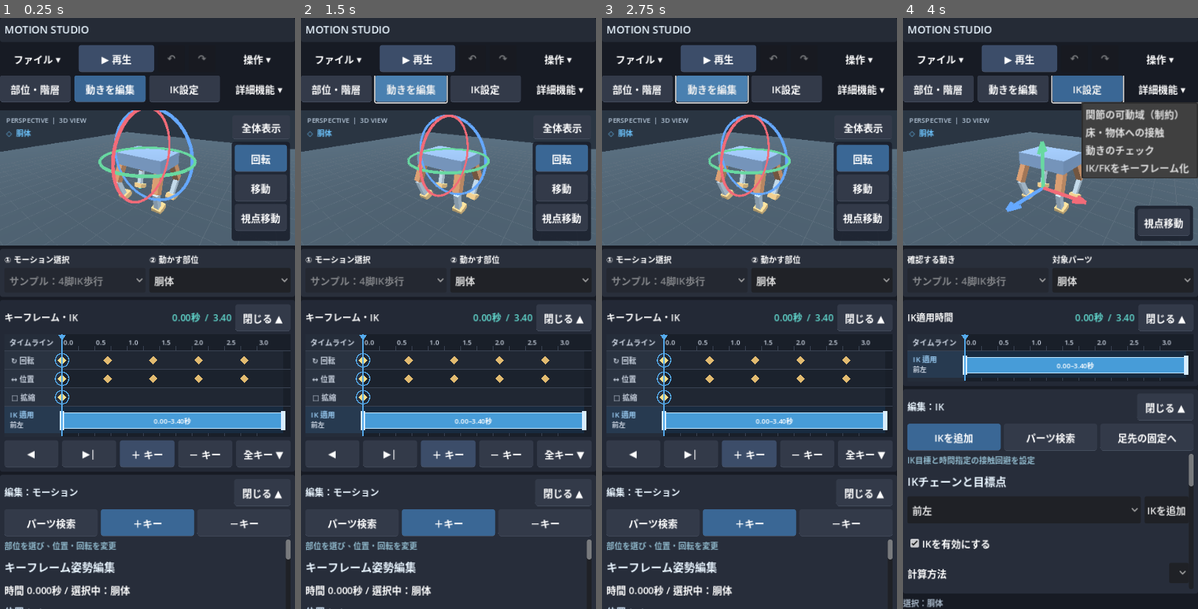
Above: before the commit, frames 1-4 (left to right).
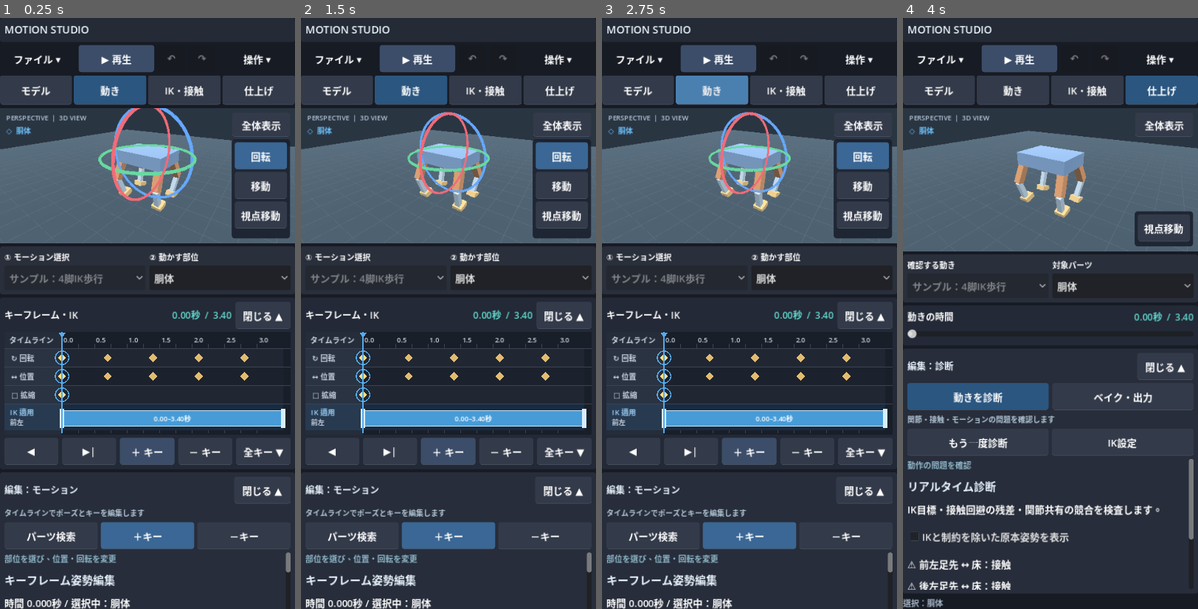
Above: after the commit, the same moments.

Repository: shejklgaia-png/Motion_studio
Game: Godot game, scene res://Main.tscn
The game is run twice, just before and just after one commit, with the same random seed, the same clock (stepped at 60 frames per second) and the same inputs.
Inputs (mouse positions are in pixels of both pictures, inside the frame that each line leads up to):
- Up to frame 1 (0.25 s): no input
- Up to frame 2 (1.5 s): click (336, 88) at 0.5 s, where only the run after the commit has a clickable "モデル"; click (410, 88) at 1.25 s, where only the run before the commit has a clickable "動きを編集"
- Up to frame 3 (2.75 s): click (711, 88) at 2 s, where only the run after the commit has a clickable "動き"
- Up to frame 4 (4 s): click (1088, 88) at 2.75 s, where only the run before the commit has a clickable "IK設定"; click (1162, 88) at 3.5 s, where only the run after the commit has a clickable "仕上げ"

The runs differ from the first frame. In frame 1, 16% of the frame differs, in the area x 0-100%, y 9-100%; in frame 2, 16%; in frame 3, 15%; in frame 4, 24%, in the area x 0-100%, y 9-97%.

Commit message:
UI: group Motion Studio tools into 4 task pages and contextual sub-tabs (#17)
* test: align UI expectations with task-based workspace tabs before implementation

* test: specify task grouped navigation and mobile accessibility

* ci: run task-grouped navigation regression before build

* test: check top-level task page above preview, keep all editing modes

* ui: organize Motion Studio modes into four task pages with contextual sub-tabs

* ui: preserve 44px touch tabs and compact portrait layout

Diff:
--- a/scripts/Main.gd
+++ b/scripts/Main.gd
@@ -1,7 +1,14 @@
 extends Control
 
 const MODES := ["階層", "モーション", "IK", "制約", "接触", "診断", "ベイク"]
-const ADVANCED_MODES := ["制約", "接触", "診断", "ベイク"]
+# The top-level pages answer "what am I trying to do?", while the
+# secondary tabs expose every existing editor mode without hiding them in menus.
+const TASK_PAGES := {
+    "モデル": ["階層", "制約"],
+    "動き": ["モーション"],
+    "IK・接触": ["IK", "接触"],
+    "仕上げ": ["診断", "ベイク"]
+}
 var rig: MotionRig
 var motion: MotionEngine
 var stage: Node3D
@@ -51,6 +58,10 @@
 var part_picker: OptionButton
 var mode_picker: OptionButton
 var mode_buttons: Dictionary = {}
+var primary_page_buttons: Dictionary = {}
+var submode_nav: HBoxContainer
+var page_hint: Label
+var page_mode_memory: Dictionary = {}
 var advanced_menu: MenuButton
 var editor_title: Label
 var key_scroll: ScrollContainer
@@ -350,43 +361,55 @@
 	_style_button(editor_toggle)
 	mode_action_bar = _row(editor)
 	mode_action_bar.add_theme_constant_override("separation", 5)
+	# Four task tabs stay above the preview. Related tools become secondary
+	# buttons in the inspector, not nested inside an opaque overflow menu.
 	var tabs_scroll := ScrollContainer.new()
-	tabs_scroll.custom_minimum_size.y = 44
+	tabs_scroll.custom_minimum_size.y = 48
 	tabs_scroll.size_flags_horizontal = Control.SIZE_EXPAND_FILL
-	tabs_scroll.horizontal_scroll_mode = ScrollContainer.SCROLL_MODE_AUTO
+	tabs_scroll.horizontal_scroll_mode = ScrollContainer.SCROLL_MODE_DISABLED
 	tabs_scroll.vertical_scroll_mode = ScrollContainer.SCROLL_MODE_DISABLED
 	layout.add_child(tabs_scroll)
-	# Blockbench places mode selection immediately above the 3D viewport.
 	layout.move_child(tabs_scroll, 2)
 	var tabs := _row(tabs_scroll)
-	for item in ["階層", "モーション", "IK"]:
-		var current_mode: String = item
-		var caption: String = {"階層":"部位・階層", "モーション":"動きを編集", "IK":"IK設定"}[item]
-		var tab := _make_button(caption, func(): _change_mode(current_mode), tabs)
-		tab.custom_minimum_size.x = 90 if item != "モーション" else 116
-		tab.size_flags_horizontal = Control.SIZE_EXPAND_FILL
-		mode_buttons[item] = tab
-		_style_button(tab, item == mode)
-	advanced_menu = MenuButton.new()
-	advanced_menu.text = "詳細機能 ▾"
-	advanced_menu.custom_minimum_size = Vector2(113, 44)
-	advanced_menu.size_flags_horizontal = Control.SIZE_EXPAND_FILL
-	tabs.add_child(advanced_menu)
-	_style_button(advanced_menu)
-	var tools_popup: PopupMenu = advanced_menu.get_popup()
-	for index in range(ADVANCED_MODES.size()):
-		var tool_name: String = ADVANCED_MODES[index]
-		var display_name: String = {
-			"制約":"関節の可動域（制約）",
-			"接触":"床・物体への接触",
-			"診断":"動きのチェック",
-			"ベイク":"IK/FKをキーフレーム化"
-		}[tool_name]
-		tools_popup.add_item(display_name, index)
-		mode_buttons[tool_name] = advanced_menu
-	tools_popup.id_pressed.connect(func(id: int):
-		if id >= 0 and id < ADVANCED_MODES.size():
-			_change_mode(ADVANCED_MODES[id]))
+	tabs.add_theme_constant_override("separation", 3)
+	for page_name in ["モデル", "動き", "IK・接触", "仕上げ"]:
+		var page_id: String = page_name
+		var page_button := _make_button(page_name, func(): _select_primary_page(page_id), tabs)
+		page_button.size_flags_horizontal = Control.SIZE_EXPAND_FILL
+		page_button.custom_minimum_size = Vector2(0, 48)
+		page_button.clip_text = true
+		page_button.toggle_mode = true
+		page_button.focus_mode = Control.FOCUS_NONE
+		primary_page_buttons[page_name] = page_button
+
+	# Inside each task page, show only relevant sub-tools. The full set
+	# of seven modes is preserved, including constraints and diagnostics.
+	submode_nav = _row(editor)
+	editor.move_child(submode_nav, 1)
+	for name in MODES:
+		var mode_id: String = name
+		var label: String = {
+			"階層": "階層・選択",
+			"モーション": "キーフレーム",
+			"IK": "IK設定",
+			"制約": "関節の可動域",
+			"接触": "接地・接触回避",
+			"診断": "動きを診断",
+			"ベイク": "ベイク・出力"
+		}[name]
+		var mode_button := _make_button(label, func(): _change_mode(mode_id), submode_nav)
+		mode_button.size_flags_horizontal = Control.SIZE_EXPAND_FILL
+		mode_button.custom_minimum_size = Vector2(0, 44)
+		mode_button.clip_text = true
+		mode_button.toggle_mode = true
+		mode_button.focus_mode = Control.FOCUS_NONE
+		mode_buttons[name] = mode_button
+	page_hint = _add_text(editor, "")
+	page_hint.add_theme_font_size_override("font_size", 12)
+	page_hint.add_theme_color_override("font_color", Color("b5c9d9"))
+	page_hint.custom_minimum_size.y = 20
+	page_hint.clip_text = true
+	editor.move_child(page_hint, 2)
 	editor_body = VBoxContainer.new()
 	editor_body.size_flags_vertical = Control.SIZE_EXPAND_FILL
 	editor_body.add_theme_constant_override("separation", 5)
@@ -580,7 +603,45 @@
 	var selected_node: Node3D = rig.parts[selected_part] if rig.parts.has(selected_part) else null
 	motion_gizmo.set_state(selected_node, camera, active_transform, drag_axis, show_handles)
 
+func _select_primary_page(page_name: String) -> void:
+	if not TASK_PAGES.has(page_name):
+		return
+	var target: String = str(page_mode_memory.get(page_name, TASK_PAGES[page_name][0]))
+	_change_mode(target)
+
+func _refresh_page_navigation() -> void:
+	var active_page := "動き"
+	for page_name in TASK_PAGES:
+		if mode in TASK_PAGES[page_name]:
+			active_page = page_name
+			break
+	page_mode_memory[active_page] = mode
+	for page_name in primary_page_buttons:
+		var tab: Button = primary_page_buttons[page_name]
+		tab.set_pressed_no_signal(page_name == active_page)
+		_style_button(tab, page_name == active_page)
+	for name in mode_buttons:
+		var tab: Button = mode_buttons[name]
+		tab.visible = name in TASK_PAGES[active_page]
+		tab.set_pressed_no_signal(name == mode)
+		_style_button(tab, name == mode)
+	if submode_nav != null:
+		submode_nav.visible = editor_body.visible and (TASK_PAGES[active_page] as Array).size() > 1
+	if page_hint != null:
+		page_hint.text = {
+			"階層": "部位を選択し、親子関係を確認します",
+			"制約": "選択した関節の角度・移動範囲を制限します",
+			"モーション": "タイムラインでポーズとキーを編集します",
+			"IK": "足先などの目標位置とIKチェーンを設定します",
+			"接触": "指定時間の接地・物体との接触回避を設定します",
+			"診断": "関節・接触・モーションの問題を確認します",
+			"ベイク": "IK/FKを確定しGodot向けデータを書き出します"
+		}.get(mode, "")
+		page_hint.visible = editor_body.visible
+
 func _change_mode(new_mode: String) -> void:
+	if not MODES.has(new_mode):
+		return
 	if mode == new_mode and editor_body.visible:
 		return
 	mode = new_mode
@@ -588,10 +649,7 @@
 	editor_toggle.text = "閉じる ▲"
 	_apply_mode_layout()
 	_refresh_timeline_view()
-	for name in ["階層", "モーション", "IK"]:
-		_style_button(mode_buttons[name], name == mode)
-	_style_button(advanced_menu, mode in ADVANCED_MODES)
-	advanced_menu.text = "詳細：%s ▾" % mode if mode in ADVANCED_MODES else "詳細機能 ▾"
+	_refresh_page_navigation()
 	editor_title.text = "編集：%s" % mode
 	_refresh_inspector()
 	_update_gizmo()
@@ -680,6 +738,7 @@
 	part_selector_label.text = "対象パーツ" if mode not in ["モーション", "階層"] else "② 動かす部位"
 	animation_selector_label.text = "確認する動き" if mode not in ["モーション", "階層"] else "① モーション選択"
 	_rebuild_mode_actions()
+	_refresh_page_navigation()
 
 func _toggle_editor() -> void:
 	editor_body.visible = not editor_body.visible
--- a/tests/test_blockbench_workspace.gd
+++ b/tests/test_blockbench_workspace.gd
@@ -32,7 +32,7 @@
 	if timeline.size.y < 115.0 or timeline.get_parent() == null:
 		_fail("Multi-channel timeline not visible")
 		return
-	var tab_button: Button = tabs["モーション"]
+	var tab_button: Button = (app.get("primary_page_buttons") as Dictionary)["動き"]
 	var top_of_preview: float = preview.global_position.y
 	if tab_button.global_position.y >= top_of_preview:
 		_fail("Mode tabs are not above the viewport")
--- a/tests/test_clarity_ui.gd
+++ b/tests/test_clarity_ui.gd
@@ -19,7 +19,8 @@
 	var editor_body: VBoxContainer = app.get("editor_body")
 	var preview: Control = app.get("preview_frame")
 	var tabs: Dictionary = app.get("mode_buttons")
-	var advanced: MenuButton = app.get("advanced_menu")
+	var primary_tabs: Dictionary = app.get("primary_page_buttons")
+	var submode_tabs: Dictionary = app.get("mode_buttons")
 	var key_scroll: ScrollContainer = app.get("key_scroll")
 	var key_list_toggle: Button = app.get("key_list_toggle")
 	var editor_title: Label = app.get("editor_title")
@@ -35,8 +36,8 @@
 	if selector_bar.global_position.y <= preview.global_position.y:
 		_fail("Selectors are not below the preview")
 		return
-	if advanced == null or advanced.get_popup().item_count < 4:
-		_fail("Advanced features menu incomplete")
+	if primary_tabs.size() != 4 or submode_tabs.size() != 7:
+		_fail("Task-group navigation is incomplete")
 		return
 	for label in ["階層", "モーション", "IK", "制約", "接触", "診断", "ベイク"]:
 		if not tabs.has(label):
@@ -68,13 +69,13 @@
 	if not editor_body.visible or not editor_title.text.contains("ベイク"):
 		_fail("Advanced menu mode not visible in the inspector")
 		return
-	if not advanced.text.contains("ベイク"):
-		_fail("Current advanced mode is not indicated")
+	if not (primary_tabs["仕上げ"] as Button).button_pressed:
+		_fail("Finishing page must be selected for bake")
 		return
 	app.call("_change_mode", "モーション")
 	await process_frame
-	if advanced.text.contains("ベイク"):
-		_fail("Advanced menu retains an incorrect selected label")
+	if not (primary_tabs["動き"] as Button).button_pressed:
+		_fail("Motion page did not regain selected state")
 		return
 	var rig: MotionRig = app.get("rig")
 	if rig == null or rig.parts.is_empty():
--- /dev/null
+++ b/tests/test_task_tabs.gd
@@ -0,0 +1,61 @@
+extends SceneTree
+## Two-level navigation: related modes share the same top-level page.
+func _initialize() -> void:
+    call_deferred("_run")
+
+func _fail(message: String) -> void:
+    push_error("MOTION TASK TABS FAILED: " + message)
+    quit(1)
+
+func _run() -> void:
+    var app: Control = load("res://Main.tscn").instantiate()
+    root.add_child(app)
+    await process_frame
+    await process_frame
+    var pages: Dictionary = app.get("primary_page_buttons")
+    var modes: Dictionary = app.get("mode_buttons")
+    var groups := {
+        "モデル": ["階層", "制約"],
+        "動き": ["モーション"],
+        "IK・接触": ["IK", "接触"],
+        "仕上げ": ["診断", "ベイク"]
+    }
+    if pages.size() != 4 or modes.size() != 7:
+        _fail("Four primary tabs must contain all seven modes")
+        return
+    for group in groups:
+        app.call("_select_primary_page", group)
+        await process_frame
+        if not (pages[group] as Button).button_pressed:
+            _fail("Primary page did not activate: " + group)
+            return
+        for name in groups[group]:
+            app.call("_change_mode", name)
+            await process_frame
+            if str(app.get("mode")) != name:
+                _fail("Nested mode cannot be selected: " + name)
+                return
+            if not (modes[name] as Button).button_pressed:
+                _fail("Nested mode does not show active selection: " + name)
+                return
+            for other in modes:
+                if (modes[other] as Button).visible != (other in groups[group]):
+                    _fail("Unrelated nested tools mixed into " + group)
+                    return
+    app.call("_change_mode", "接触")
+    app.call("_select_primary_page", "仕上げ")
+    app.call("_select_primary_page", "IK・接触")
+    if str(app.get("mode")) != "接触":
+        _fail("Returning to a page lost its previous editing mode")
+        return
+    app.set_anchors_and_offsets_preset(Control.PRESET_TOP_LEFT)
+    app.size = Vector2(360, 800)
+    await process_frame
+    for group in groups:
+        var button: Button = pages[group]
+        var rect: Rect2 = button.get_global_rect()
+        if rect.size.x < 44 or rect.size.y < 44 or rect.position.x < -1 or rect.end.x > 361:
+            _fail("Primary tab clipped on narrow portrait: " + group)
+            return
+    print("MOTION TASK TABS PASSED: four task pages, seven nested modes, return memory, narrow portrait")
+    quit(0)
